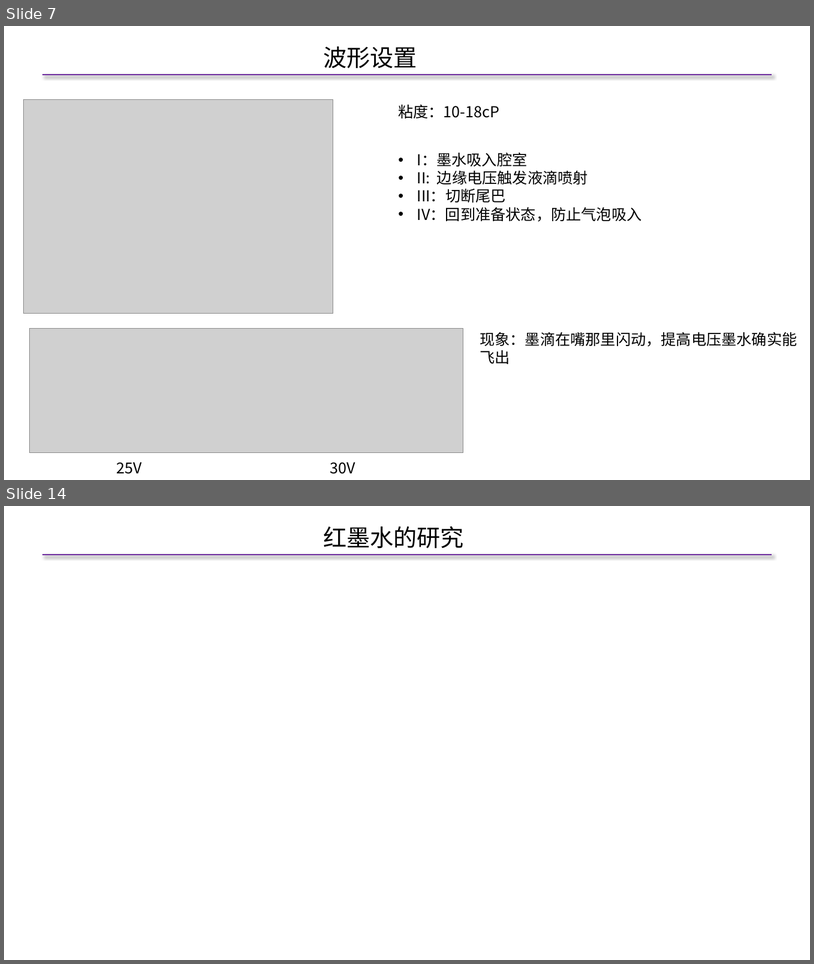
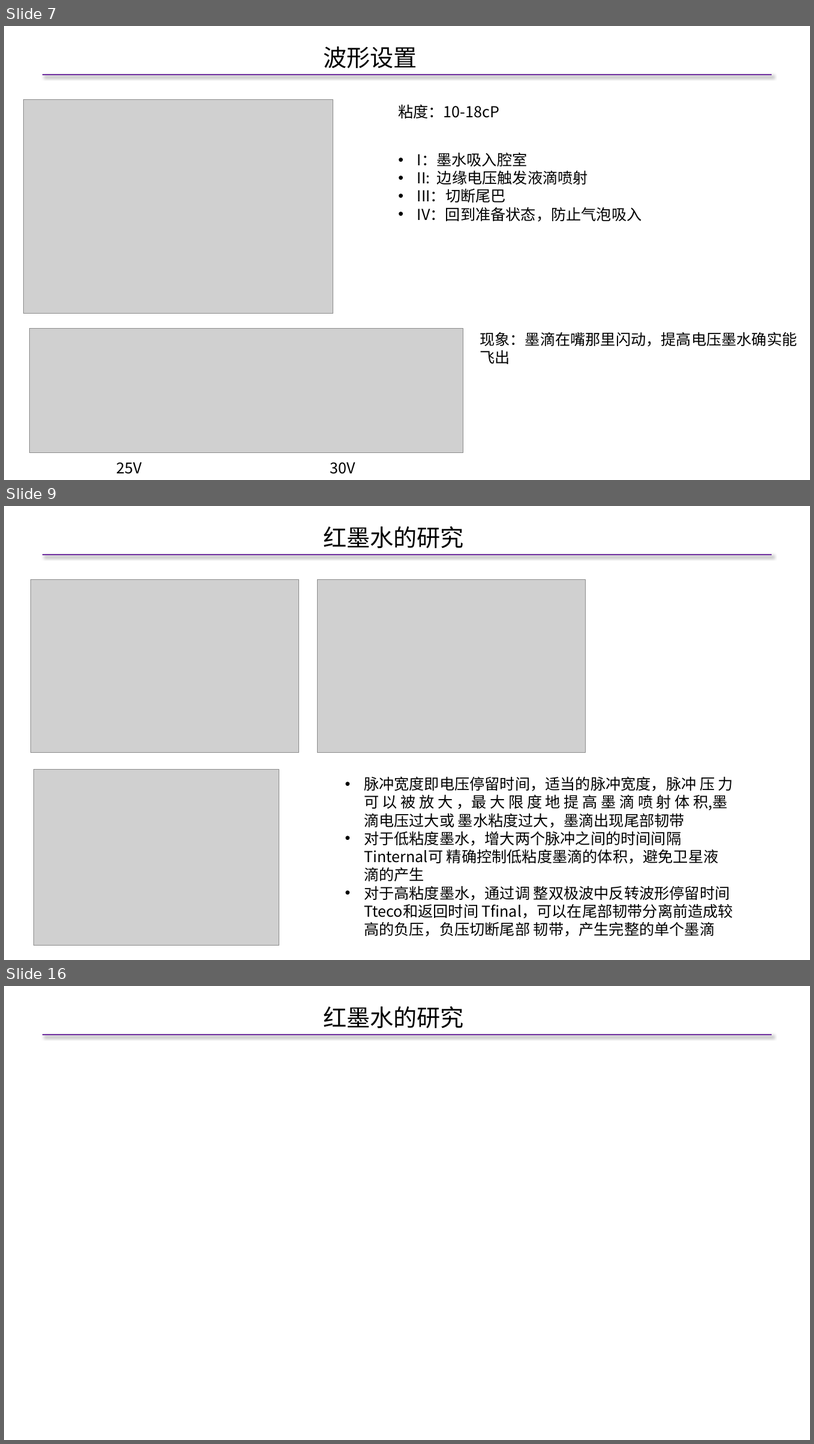
Before and after one commit to jysvs/Mytest, a slide deck: PPT/喷墨打印总结/喷墨打印总结.pptx. Shown one above the other, each under a label of ours: slides 7 and 14 before the commit, slides 7, 9 and 16 after it; the slides between them are not shown. The pictures are 814x964 and 814x1444 pixels, drawn with LibreOffice and Linux fonts; fonts in the diff are those of the drawing; grey boxes stand for pictures. Boxes give left, top, right and bottom in pixels: in the first picture for what was removed or moved away, otherwise in the second. Text is boxed around its words. In the diff, an @@ line names an element or a change of style, - is before the commit and + after.

```diff
--- a/PPT/喷墨打印总结/喷墨打印总结.pptx
+++ b/PPT/喷墨打印总结/喷墨打印总结.pptx
@@ slide 9 added at box(4, 506, 810, 960), background #FFFFFF @@
@@ text added at box(323, 526, 464, 549), 28 pt, text #000000 @@
+红墨水的研究
@@ line added from (43, 555) to (772, 555), #7030A0 1.5 pt @@
@@ picture added at box(30, 580, 299, 753) @@
@@ picture added at box(317, 580, 585, 753) @@
@@ picture added at box(33, 769, 279, 945) @@
@@ text added at box(364, 776, 734, 936), 18 pt, text #000000 @@
+• 脉冲宽度即电压停留时间，适当的脉冲宽度，脉冲 压 力 可 以 被 放 大 ，最 大 限 度 地 提 高 墨 滴 喷 射 体 积,墨滴电压过大或 墨水粘度过大，墨滴出现尾部韧带
+• 对于低粘度墨水，增大两个脉冲之间的时间间隔 Tinternal可 精确控制低粘度墨滴的体积，避免卫星液滴的产生
+• 对于高粘度墨水，通过调 整双极波中反转波形停留时间 Tteco和返回时间 Tfinal，可以在尾部韧带分离前造成较高的负压，负压切断尾部 韧带，产生完整的单个墨滴
@@ what was slide 14 is now slide 16 @@
```
Also in this commit, not shown: 7 slides changed, 5 other slides added, 12 other files.
